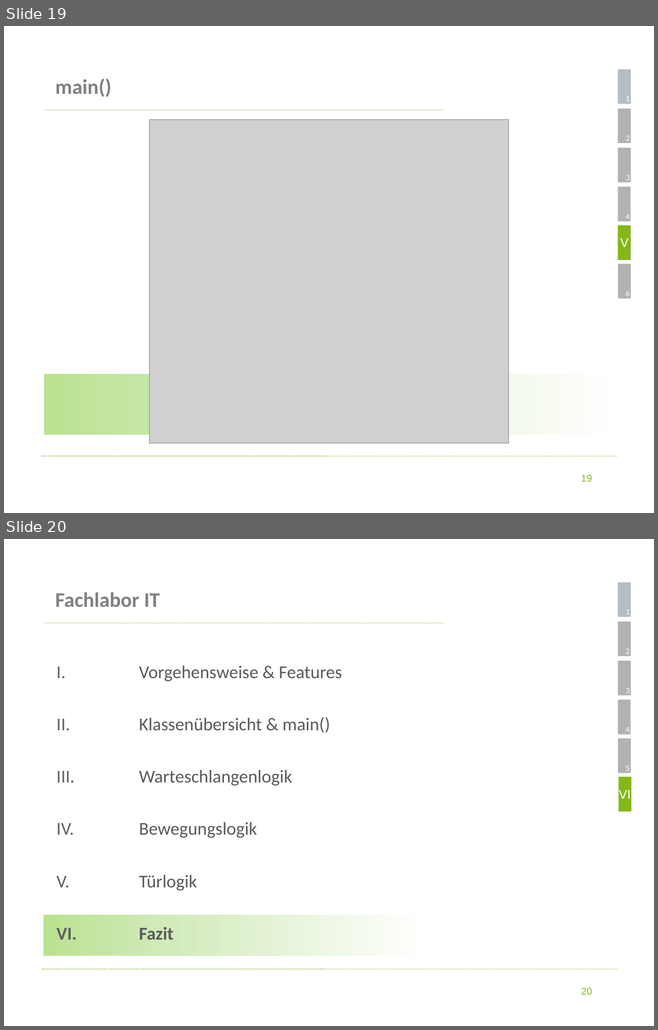
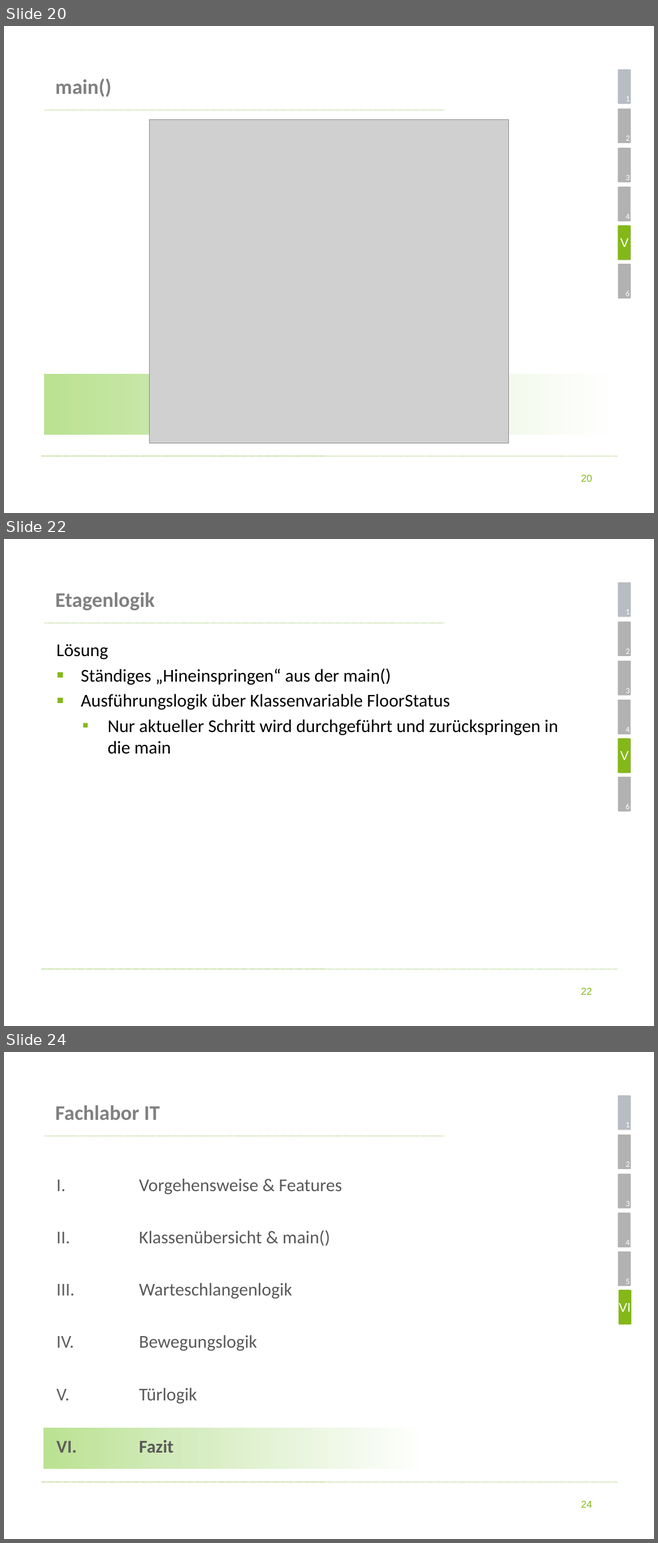
Before and after one commit to koeni90/elevatorUML, a slide deck: Präsentation.pptx. Shown one above the other, each under a label of ours: slides 19 and 20 before the commit, slides 20, 22 and 24 after it; the slides between them are not shown. The pictures are 658x1030 and 658x1543 pixels, drawn with LibreOffice and Linux fonts; fonts in the diff are those of the drawing; grey boxes stand for pictures; background and template pictures are left out. Boxes give left, top, right and bottom in pixels: in the first picture for what was removed or moved away, otherwise in the second. Text is boxed around its words. In the diff, an @@ line names an element or a change of style, - is before the commit and + after.

Commit message:
Kapitel 5 Etagenlogik

```diff
--- a/Präsentation.pptx
+++ b/Präsentation.pptx
@@ slide 22 added at (4, 539, 654, 1026), background #FFFFFF; not listed: 14 template elements that a slide beside it also shows @@
@@ title added at (55, 592, 154, 610), 23 pt, text #808080, bold @@
+Etagenlogik
@@ text added at (56, 644, 557, 754), 20 pt, text #000000 @@
+Lösung
+▪ Ständiges „Hineinspringen“ aus der main()
+▪ Ausführungslogik über Klassenvariable FloorStatus
+  ▪ Nur aktueller Schritt wird durchgeführt und zurückspringen in die main
@@ rounded rectangle added at (617, 739, 630, 773), fill #84B818 @@
@@ text added at (620, 751, 629, 760), 14 pt, text #FFFFFF @@
+V
@@ page number added at (581, 988, 592, 995), 11 pt, text #84B818 @@
+22
@@ what was slide 19 is now slide 20 @@
@@ page number at (581, 475, 592, 482): text changed @@
-19
+20
@@ what was slide 20 is now slide 24 @@
@@ page number at (581, 1501, 592, 1508): text changed @@
-20
+24
```
Also in this commit, not shown: 3 other slides added.
